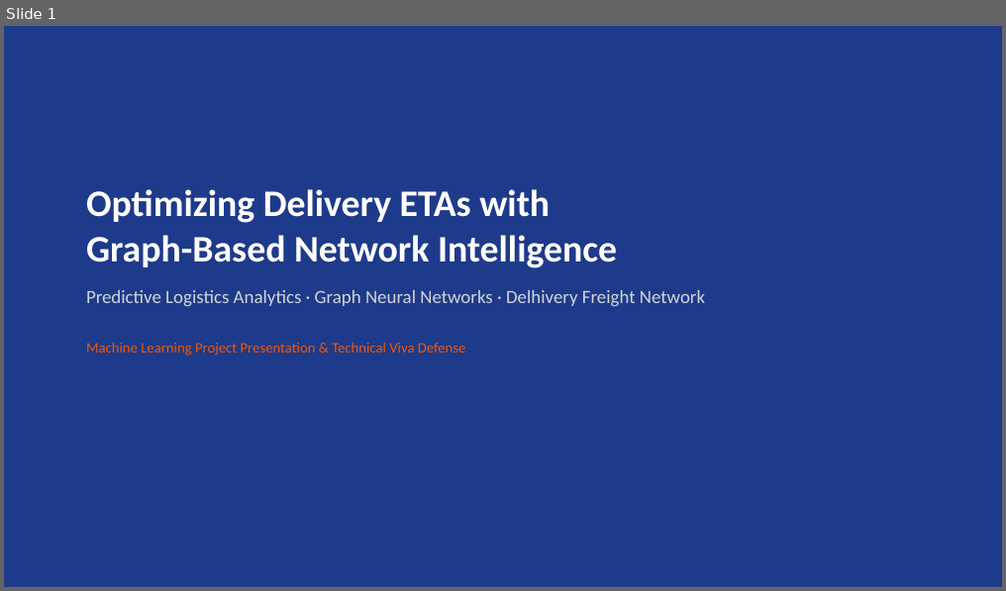
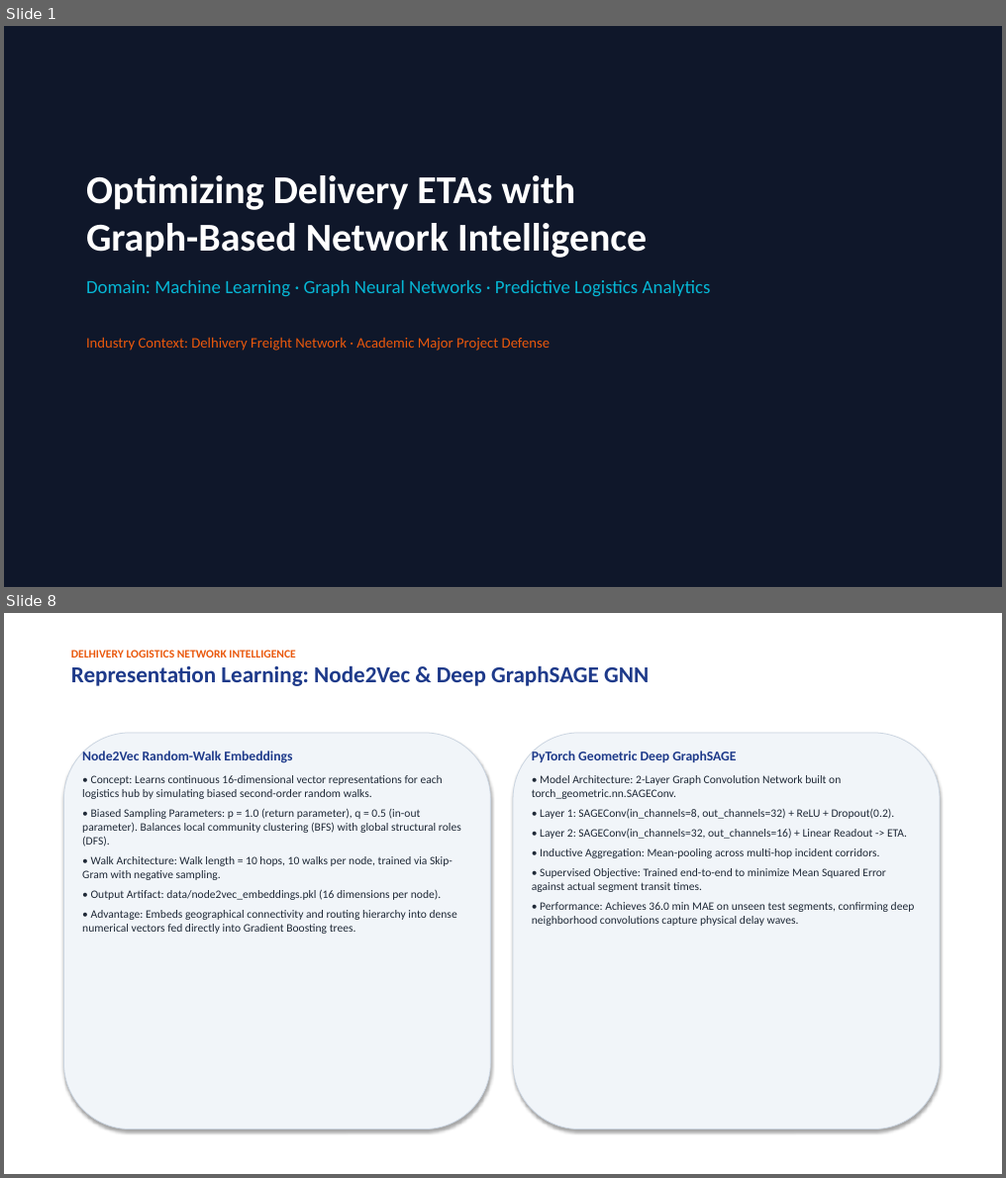
Before and after one commit to jaigoyal0000-dotcom/ML-Project-LOGISTIC-AI-, a slide deck: presentation_slides.pptx. Shown one above the other, each under a label of ours: slide 1 before the commit, slides 1 and 8 after it; the slides between them are not shown. The pictures are 1006x591 and 1006x1178 pixels, drawn with LibreOffice and Linux fonts; fonts in the diff are those of the drawing. Boxes give left, top, right and bottom in pixels: in the first picture for what was removed or moved away, otherwise in the second. Text is boxed around its words. In the diff, an @@ line names an element or a change of style, - is before the commit and + after.

Commit message:
Update PPT: Add data breakdowns, empirical outputs, mathematical formulations, and ROI calculations (16 slides)

```diff
--- a/presentation_slides.pptx
+++ b/presentation_slides.pptx
@@ slide 8 added at bbox=[4, 613, 1002, 1174], background #FFFFFF @@
@@ text added at bbox=[71, 650, 648, 686], 22 pt, text #1E3A8A, bold @@
+DELHIVERY LOGISTICS NETWORK INTELLIGENCE
+Representation Learning: Node2Vec & Deep GraphSAGE GNN
@@ rounded rectangle added at bbox=[63, 733, 491, 1130], fill #F1F5F9, outline #CBD5E1 0.75 pt @@
@@ text added at bbox=[82, 751, 461, 934], 11 pt, text #1F2937 @@
+Node2Vec Random-Walk Embeddings
+• Concept: Learns continuous 16-dimensional vector representations for each logistics hub by simulating biased second-order random walks.
+• Biased Sampling Parameters: p = 1.0 (return parameter), q = 0.5 (in-out parameter). Balances local community clustering (BFS) with global structural roles (DFS).
+• Walk Architecture: Walk length = 10 hops, 10 walks per node, trained via Skip-Gram with negative sampling.
+• Output Artifact: data/node2vec_embeddings.pkl (16 dimensions per node).
+• Advantage: Embeds geographical connectivity and routing hierarchy into dense numerical vectors fed directly into Gradient Boosting trees.
@@ rounded rectangle added at bbox=[513, 733, 940, 1130], fill #F1F5F9, outline #CBD5E1 0.75 pt @@
@@ text added at bbox=[532, 751, 915, 926], 11 pt, text #1F2937 @@
+PyTorch Geometric Deep GraphSAGE
+• Model Architecture: 2-Layer Graph Convolution Network built on torch_geometric.nn.SAGEConv.
+• Layer 1: SAGEConv(in_channels=8, out_channels=32) + ReLU + Dropout(0.2).
+• Layer 2: SAGEConv(in_channels=32, out_channels=16) + Linear Readout -> ETA.
+• Inductive Aggregation: Mean-pooling across multi-hop incident corridors.
+• Supervised Objective: Trained end-to-end to minimize Mean Squared Error against actual segment transit times.
+• Performance: Achieves 36.0 min MAE on unseen test segments, confirming deep neighborhood convolutions capture physical delay waves.
@@ slide 1 changed as well @@
@@ rectangle at bbox=[4, 26, 1002, 587]: fill #1E3A8A to #0F172A @@
@@ text "Optimizing Delivery ETAs with Graph-Based ...": place and size @@
-text "Optimizing Delivery ETAs with Graph-Based ..." at bbox=[86, 189, 705, 356]
+text "Optimizing Delivery ETAs with Graph-Based ..." at bbox=[86, 175, 711, 351]
@@ text at bbox=[86, 175, 647, 258]: size 36 to 38 pt in "Optimizing Delivery ETAs with Graph-Based Network Intelligen ..." @@
@@ text at bbox=[86, 280, 711, 351]: text changed; text colour #D1D5DB to #06B6D4 @@
-Predictive Logistics Analytics · Graph Neural Networks · Delhivery Freight Network
-Machine Learning Project Presentation & Technical Viva Defense
+Domain: Machine Learning · Graph Neural Networks · Predictive Logistics Analytics
+Industry Context: Delhivery Freight Network · Academic Major Project Defense
```
Also in this commit, not shown: 3 other slides changed, 11 other slides added, 6 slides removed, 1 other file.
